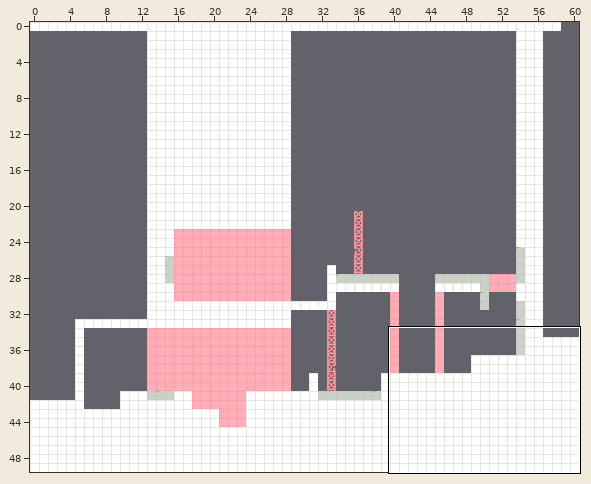
A Tiled map (JSON) gets an edit: public/assets/levels/gunfire.json. The picture above shows the old version from afar; the outline marks the close-up.
Close-up. The starting point:
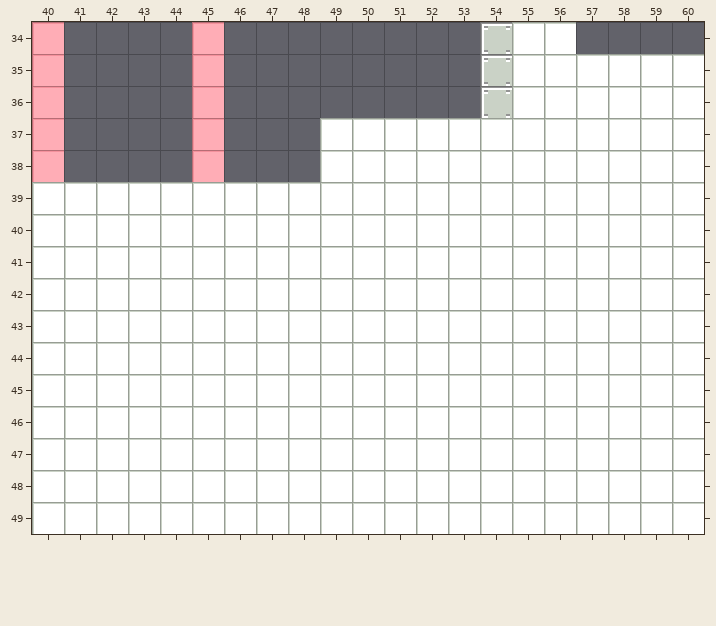
Cells are 16x16 px. Shown: x 40..60, y 34..49. The commit also changed other parts of the map, which this record leaves out.
After the commit:
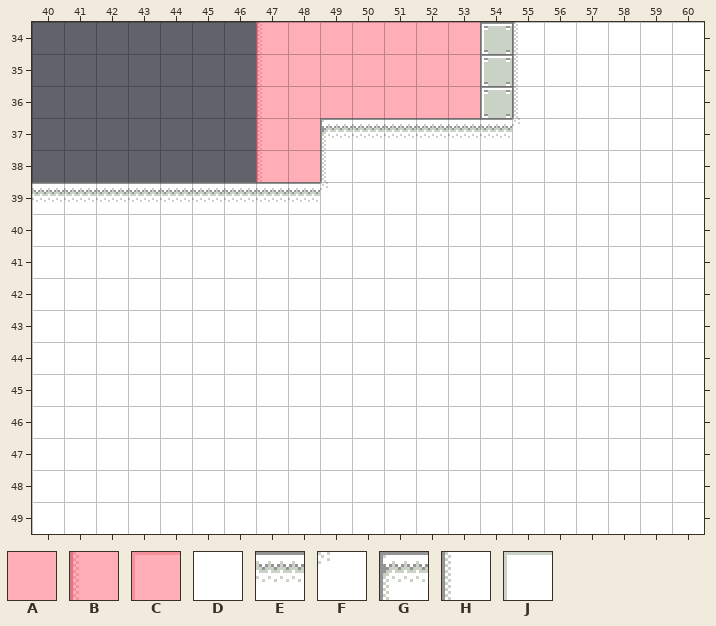
Key: from "bg-tileset": A 3, B 22, C 32; from "tilleset": D 3, E 4, F 5 turned 180, G 10, H 22, J 32.
_ is an empty cell.
What changed:
Layer "Tile Layer 2":
y 34..36: x 40 C -> _; x 45 C -> _; x 47..53 _______ -> BAAAAAA
y 37..38: x 40 C -> _; x 45 C -> _; x 47..48 __ -> BA
Layer "Tile Layer 1":
y 34: x 55..60 JJ____ -> HDDDDD
y 35..36: x 55..60 JJJJJJ -> HDDDDD
y 37: x 49..60 JJJJJJJJJJJJ -> GEEEEEFDDDDD
y 38: x 49..60 JJJJJJJJJJJJ -> HDDDDDDDDDDD
y 39: x 40..60 JJJJJJJJJJJJJJJJJJJJJ -> EEEEEEEEEFDDDDDDDDDDD
y 40..49: x 40..60 JJJJJJJJJJJJJJJJJJJJJ -> DDDDDDDDDDDDDDDDDDDDD
Boxes around the changes in both close-ups, in picture pixels (x1, y1, x2, y2):
changed: (32, 22, 704, 534)
